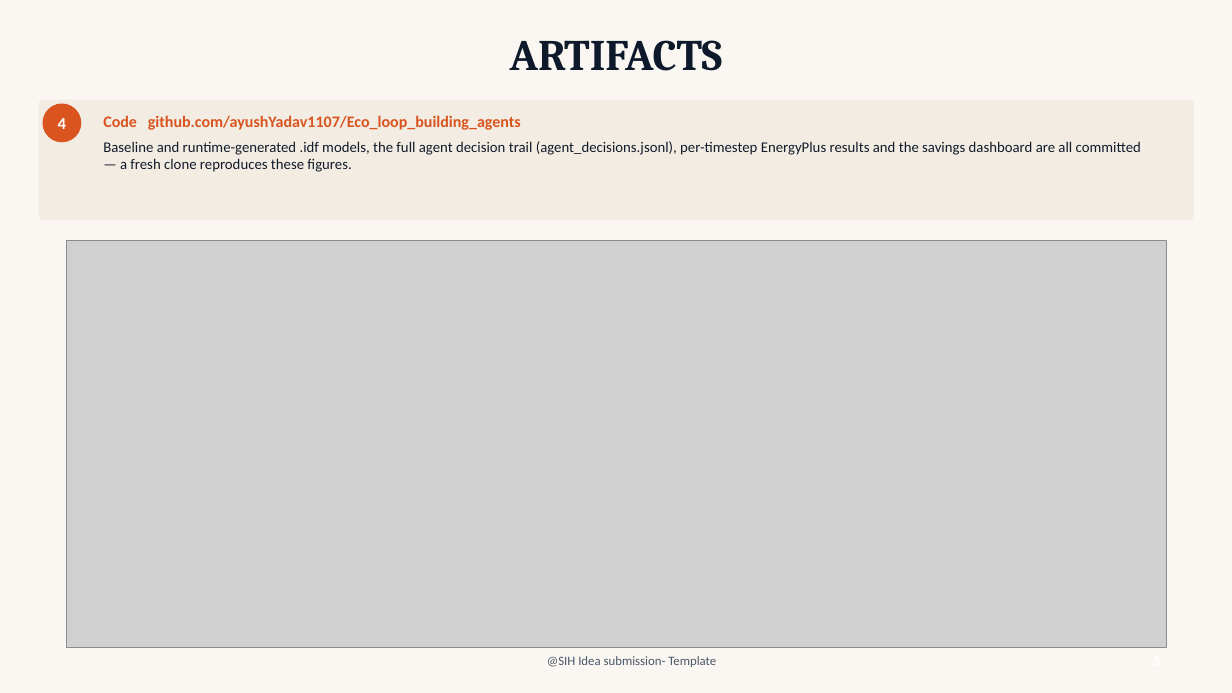
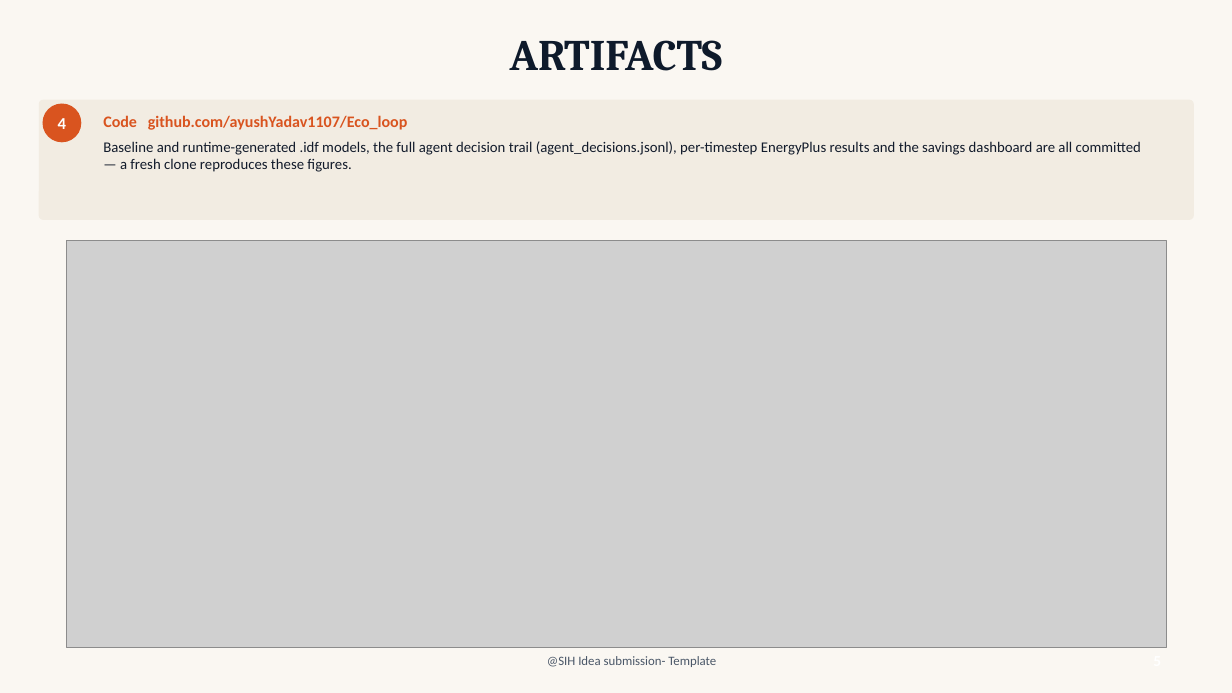
Before and after one commit to ayushYadav1107/Eco_loop_building_agents, a slide deck: slide 5 of deck/Eco-Loop_Building_Agents_Idea.pptx. Drawn at 1232x693 pixels with LibreOffice and Linux fonts; fonts in the diff are those of the drawing; grey boxes stand for pictures. Boxes give left, top, right and bottom in pixels: in the first picture for what was removed or moved away, otherwise in the second. Text is boxed around its words. In the diff, an @@ line names an element or a change of style, - is before the commit and + after.

```diff
--- a/deck/Eco-Loop_Building_Agents_Idea.pptx
+++ b/deck/Eco-Loop_Building_Agents_Idea.pptx
@@ text at [103, 115, 407, 130]: text changed @@
-Code github.com/ayushYadav1107/Eco_loop_building_agents
+Code github.com/ayushYadav1107/Eco_loop
```
Also in this commit, not shown: 1 other slide changed, 3 other files.
